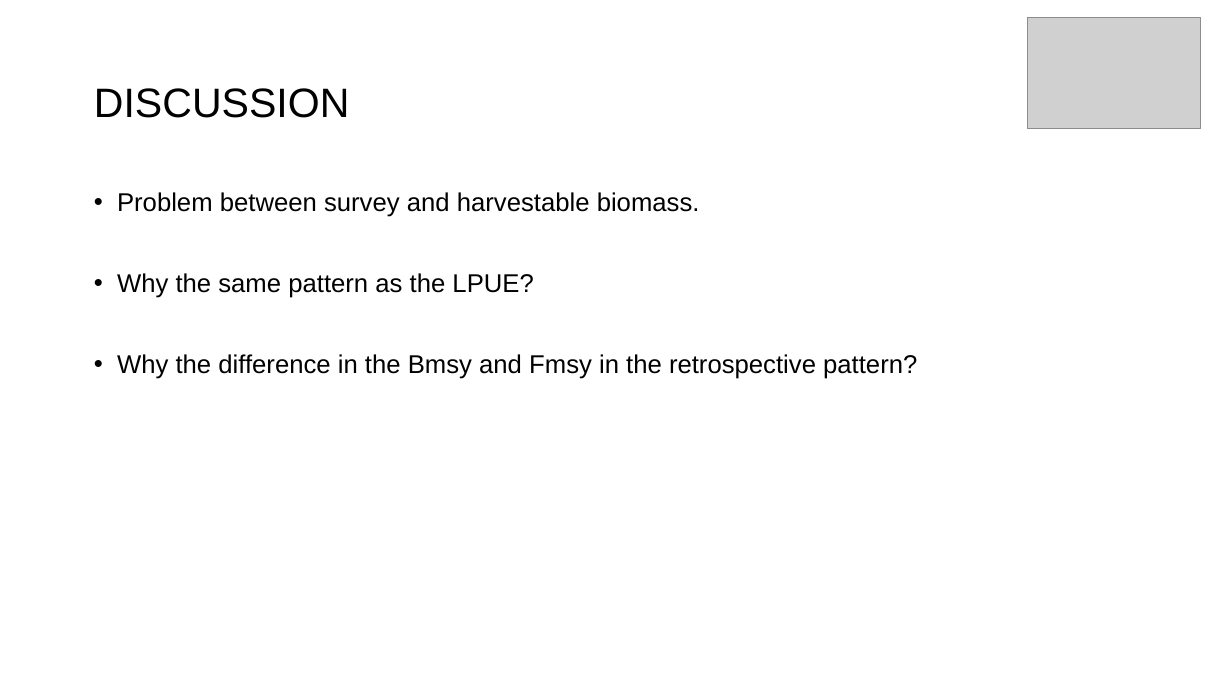
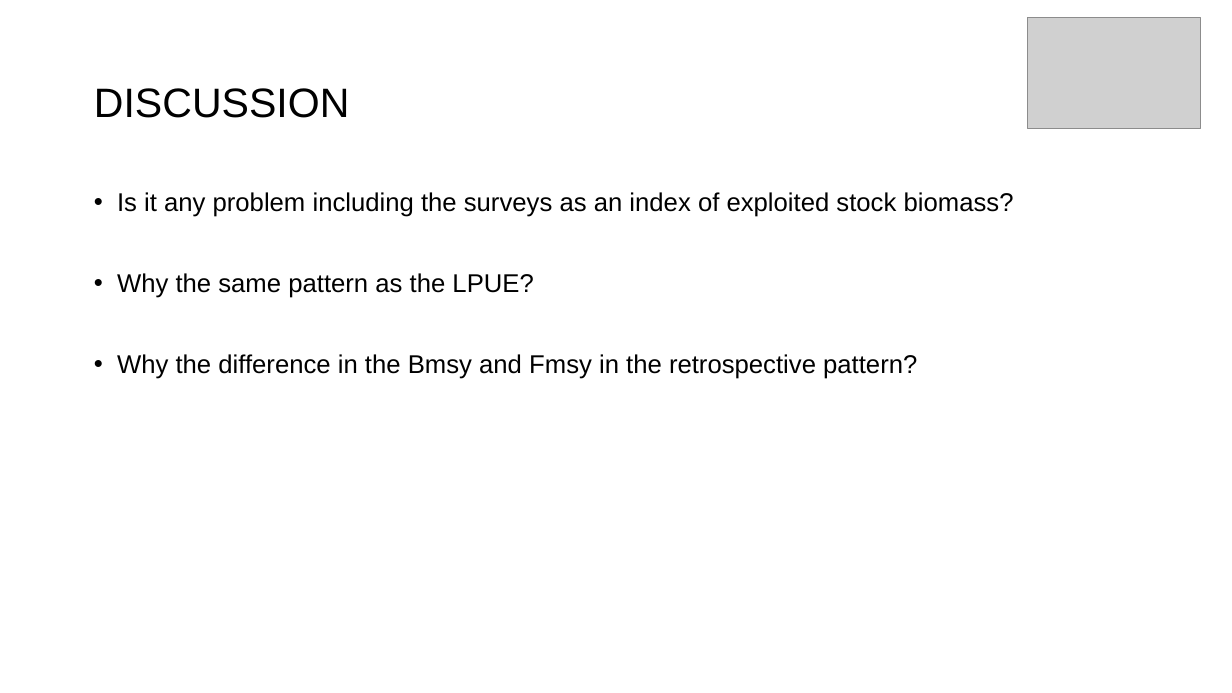
Before and after one commit to MartaCousido/Spict-IMPRESS, a slide deck: slide 11 of mon78abd_spict/Presentation/Mon78abd_spict.pptx (slide 9 before the commit). Drawn at 1232x693 pixels with LibreOffice and Linux fonts; fonts in the diff are those of the drawing; grey boxes stand for pictures. Boxes give left, top, right and bottom in pixels: in the first picture for what was removed or moved away, otherwise in the second. Text is boxed around its words. In the diff, an @@ line names an element or a change of style, - is before the commit and + after.

```diff
--- a/mon78abd_spict/Presentation/Mon78abd_spict.pptx
+++ b/mon78abd_spict/Presentation/Mon78abd_spict.pptx
@@ text at (x1=117, y1=192, x2=1014, y2=217): text changed @@
-• Problem between survey and harvestable biomass.
+• Is it any problem including the surveys as an index of exploited stock biomass?
```
Also in this commit, not shown: 4 other slides changed, 3 slides added, 1 slide removed.
